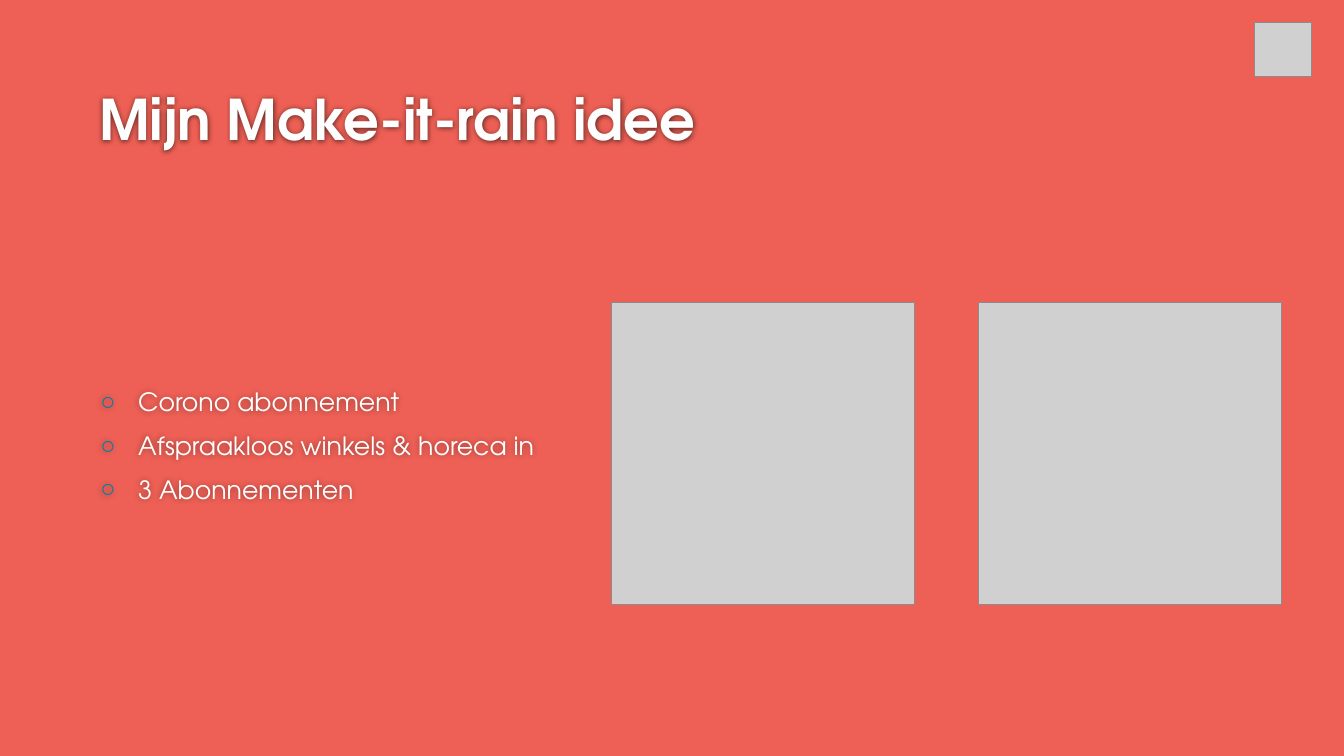
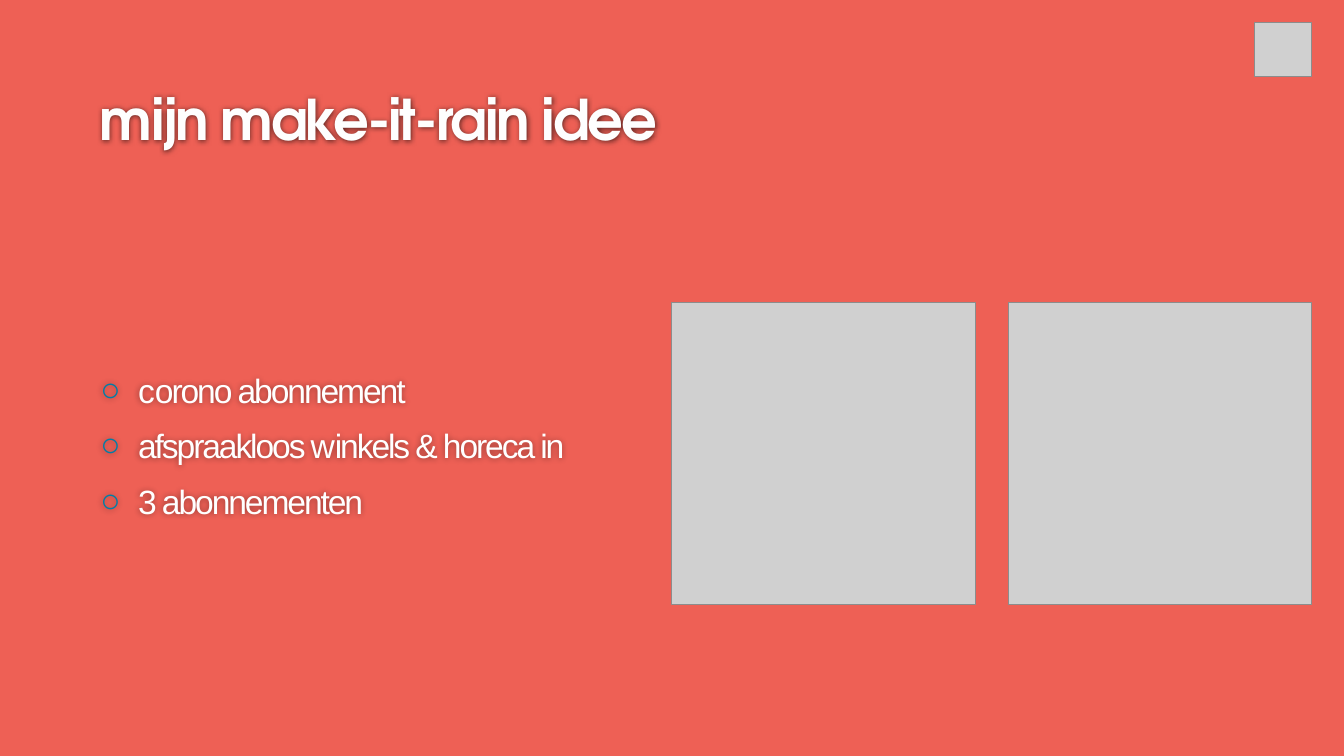
Before and after one commit to svmcd/corono, a slide deck: slide 2 of documenten/corono-sprintreview-0.pptx. Drawn at 1344x756 pixels with LibreOffice and Linux fonts; fonts in the diff are those of the drawing; grey boxes stand for pictures; background and template pictures are left out. Boxes give left, top, right and bottom in pixels: in the first picture for what was removed or moved away, otherwise in the second. Text is boxed around its words. In the diff, an @@ line names an element or a change of style, - is before the commit and + after.

```diff
--- a/documenten/corono-sprintreview-0.pptx
+++ b/documenten/corono-sprintreview-0.pptx
@@ title at [99,96,658,153]: text changed @@
-Mijn Make-it-rain idee
+mijn make-it-rain idee
@@ picture: place and size @@
-picture at [612,302,915,605]
+picture at [673,302,976,605]
@@ picture: place and size @@
-picture at [979,302,1281,605]
+picture at [1009,302,1312,605]
@@ text at [138,378,564,515]: text changed; size 18 to 24 pt; font TeX Gyre Adventor to Arial @@
-○ Corono abonnement
-○ Afspraakloos winkels & horeca in
-○ 3 Abonnementen
+○ corono abonnement
+○ afspraakloos winkels & horeca in
+○ 3 abonnementen
```
Also in this commit, not shown: 4 other slides changed, 1 slide added, 2 other files.
